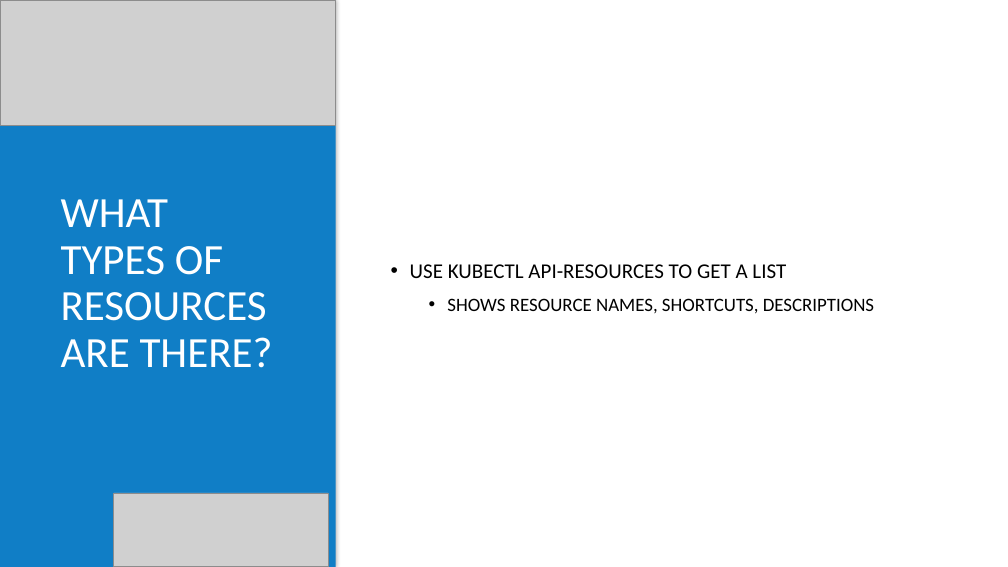
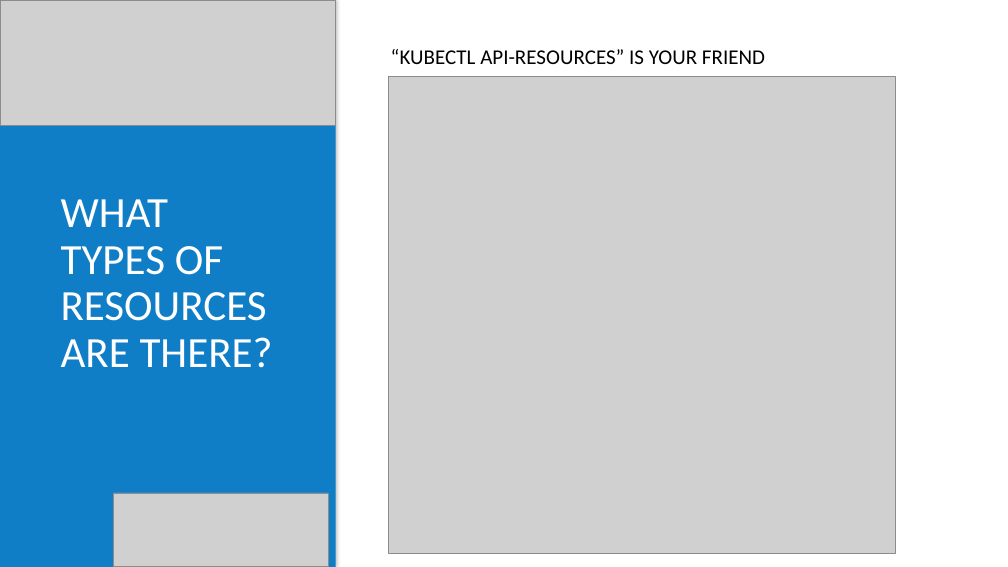
Before and after one commit to Berrydoo/kubernetes-demystified, a slide deck: slide 9 of powerpoint-slides.pptx. Drawn at 1008x567 pixels with LibreOffice and Linux fonts; fonts in the diff are those of the drawing; grey boxes stand for pictures; background and template pictures are left out. Boxes give left, top, right and bottom in pixels: in the first picture for what was removed or moved away, otherwise in the second. Text is boxed around its words. In the diff, an @@ line names an element or a change of style, - is before the commit and + after.

```diff
--- a/powerpoint-slides.pptx
+++ b/powerpoint-slides.pptx
@@ text at <box>391,49,765,64</box>: text changed; size 18 to 20 pt @@
-• USE KUBECTL API-RESOURCES TO GET A LIST
-  • SHOWS RESOURCE NAMES, SHORTCUTS, DESCRIPTIONS
+“KUBECTL API-RESOURCES” IS YOUR FRIEND
@@ picture added at <box>389,76,895,554</box> @@
```
Also in this commit, not shown: 4 other slides changed, 2 other files.
